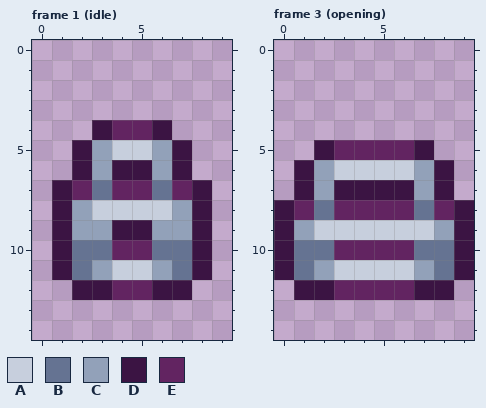
Pixel-art file -- BurningKnight/Content/Animations/lock.ase. That is the earlier state.
10x15 pixels, 13 frames. Shown: frame 1 (idle), frame 3 (opening). The commit also changed other frames, which this record leaves out.
Palette (. is transparent): A #c7cfdd  B #657392  C #92a1b9  D #3b1443  E #622461
Pixels before, frame 1 (idle), first column x 1:
 4 ..DEED..
 5 .DCAACD.
 6 .DCDDCD.
 7 DEBEEBED
 8 DCAAAACD
 9 DCCDDCCD
10 DBBEEBBD
11 DBCAACBD
12 .DDEEDD.
Pixels before, frame 3 (opening), first column x 0:
 5 ..DEEEED..
 6 .DCAAAACD.
 7 .DCDDDDCD.
 8 DEBEEEEBED
 9 DCAAAAAACD
10 DBBEEEEBBD
11 DBCAAAACBD
12 .DDEEEEDD.
After:
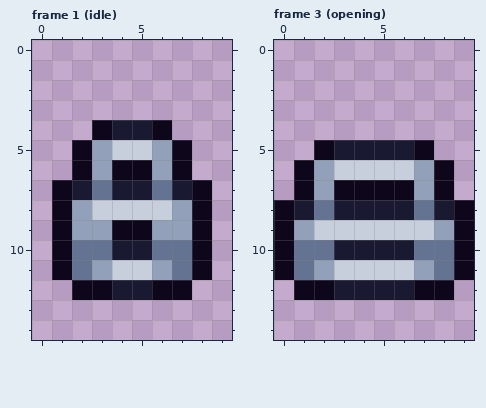
Edits made:
Colour D changes from #3b1443 to #0e071b.
Colour E changes from #622461 to #1a1932.
Where, in picture pixels (left, top, right, bottom), the same in both pictures:
changed: (52, 120, 212, 300)
changed: (274, 140, 474, 300)
